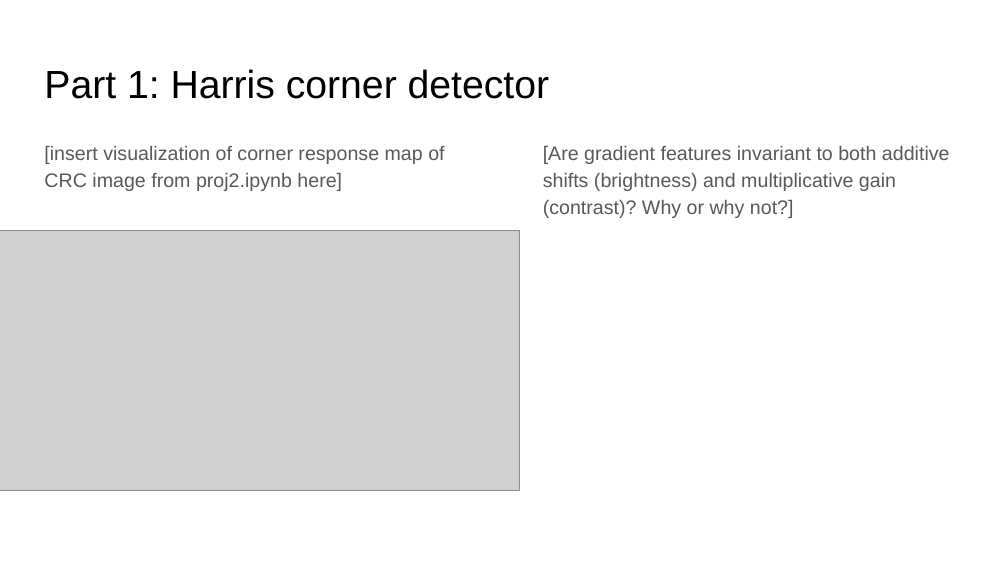
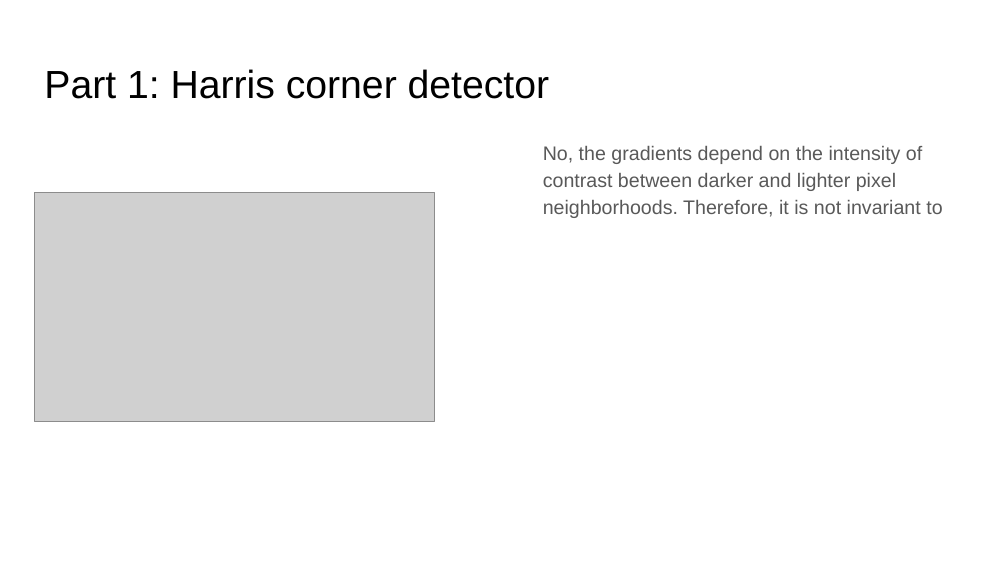
Before and after one commit to AaronLopes/vision-projs, a slide deck: slide 5 of cv_proj4_release/cv_proj4_template.pptx. Drawn at 1008x567 pixels with LibreOffice and Linux fonts; fonts in the diff are those of the drawing; grey boxes stand for pictures. Boxes give left, top, right and bottom in pixels: in the first picture for what was removed or moved away, otherwise in the second. Text is boxed around its words. In the diff, an @@ line names an element or a change of style, - is before the commit and + after.

```diff
--- a/cv_proj4_release/cv_proj4_template.pptx
+++ b/cv_proj4_release/cv_proj4_template.pptx
@@ text removed at (x1=44, y1=146, x2=444, y2=191) @@
-[insert visualization of corner response map of CRC image from proj2.ipynb here]
@@ text at (x1=543, y1=146, x2=942, y2=218): text changed @@
-[Are gradient features invariant to both additive shifts (brightness) and multiplicative gain (contrast)? Why or why not?]
+No, the gradients depend on the intensity of contrast between darker and lighter pixel neighborhoods. Therefore, it is not invariant to
@@ picture resized from (x1=0, y1=231, x2=520, y2=491) to (x1=34, y1=193, x2=434, y2=421) @@
```
Also in this commit, not shown: 4 other slides changed, 4 other files.
